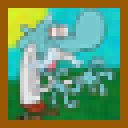
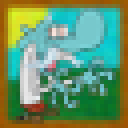
Layers edited between the first and the second 128 × 128 image:
moved "Layer 3" above "Layer 4" over [12, 8, 116, 124]
renamed "Layer 0" to "Layer 4", painted on it over [0, 0, 128, 128]
